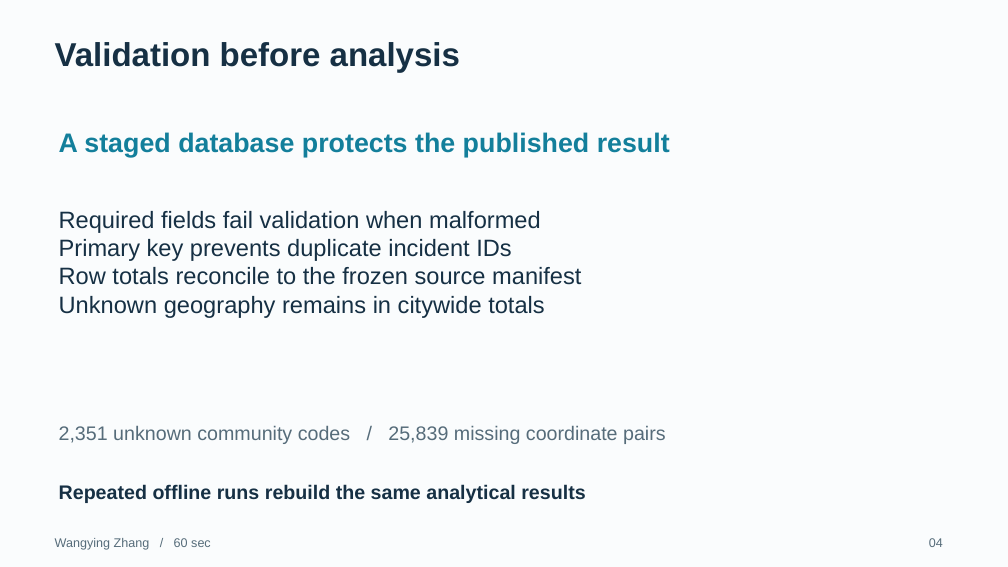
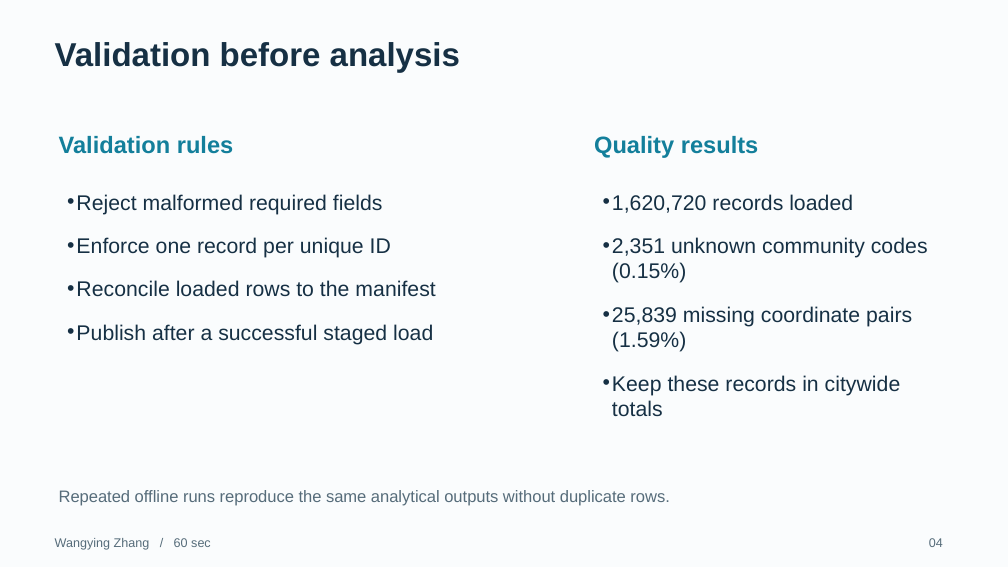
Before and after one commit to 1uf3n/Chicago-Crime-Analysis, a slide deck: slide 4 of presentation/Chicago_Crime_10_Minutes.pptx. Drawn at 1008x567 pixels with LibreOffice and Linux fonts; fonts in the diff are those of the drawing. Boxes give left, top, right and bottom in pixels: in the first picture for what was removed or moved away, otherwise in the second. Text is boxed around its words. In the diff, an @@ line names an element or a change of style, - is before the commit and + after.

```diff
--- a/presentation/Chicago_Crime_10_Minutes.pptx
+++ b/presentation/Chicago_Crime_10_Minutes.pptx
@@ text removed at bbox=[59, 132, 670, 157] @@
-A staged database protects the published result
@@ text added at bbox=[59, 136, 234, 154], 22.5 pt, text #137F9B, bold @@
+Validation rules
@@ text added at bbox=[594, 136, 759, 158], 22.5 pt, text #137F9B, bold @@
+Quality results
@@ text added at bbox=[76, 194, 435, 345], 20.2 pt, text #163044 @@
+• Reject malformed required fields
+• Enforce one record per unique ID
+• Reconcile loaded rows to the manifest
+• Publish after a successful staged load
@@ text at bbox=[612, 194, 928, 417]: text changed; size 18.8 to 20.2 pt; text colour #566C7A to #163044 @@
-2,351 unknown community codes / 25,839 missing coordinate pairs
+• 1,620,720 records loaded
+• 2,351 unknown community codes (0.15%)
+• 25,839 missing coordinate pairs (1.59%)
+• Keep these records in citywide totals
@@ text removed at bbox=[59, 211, 581, 318] @@
-Required fields fail validation when malformed
-Primary key prevents duplicate incident IDs
-Row totals reconcile to the frozen source manifest
-Unknown geography remains in citywide totals
@@ text at bbox=[59, 490, 669, 506]: text changed; size 18.8 to 15.8 pt; text colour #163044 to #566C7A; bold off @@
-Repeated offline runs rebuild the same analytical results
+Repeated offline runs reproduce the same analytical outputs without duplicate rows.
```
Also in this commit, not shown: 11 other slides changed.
